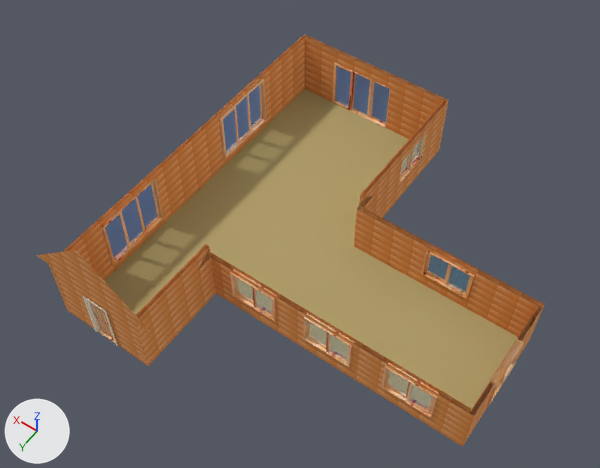
Renders of the glTF model telhados/telhado46a.gltf from each side of a commit.
The view is the same before and after, from a 50 mm camera at (-8.7, 15.5, 25.0) aimed at (1.2, 1.6, 3.2). Every picture has the same lights, and +X, +Y and +Z are marked at lower left. Vertices at the same position are counted once.

Names of what the first picture shows: 'root'.
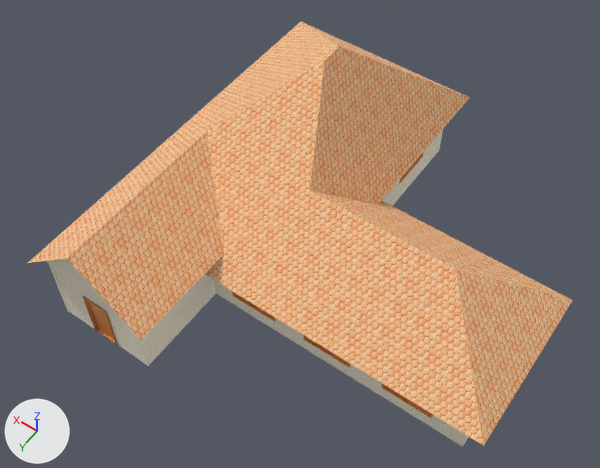
Changed parts and their boxes [x1, y1, x2, y2] in the pictures (600 x 468 px; the box of a moved part takes in the faces that stretch with it):
'root', surface changed, reshaped (brown to grey, 7% wider)
    before: [36, 34, 545, 447]
    after: [28, 22, 573, 447]
part 1 of me_mesh_0, moved or reshaped
    before: [96, 85, 421, 307]
    after: [28, 22, 573, 446]

The change in detail:
Material 'Material9' (mat_material9) changes its picture from img_image_0 to img_image_2.
Material 'Material18' (mat_material18) changes its picture from img_image_1 to img_image_3.
Material 'Bloco de concreto' (mat_bloco_de_concreto) changes its picture from img_image_2 to img_image_1.
Material 'Telhado ondulado' (mat_telhado_ondulado) is new.
Its texture is img_image_0.
Its metallic is 0.1.
Its roughness is 0.9.
me_mesh_0 is used by ob_root; location (0.0, 0.0, 0.0).
me_mesh_0 had 14429 vertices, 28113 faces and spanned x -6.65..7.82, y -7.22..7.28, z 0.17..5.19.
me_mesh_0 now has 14447 vertices, 28183 faces and spans x -7.25..7.82, y -7.77..7.63, z 0.17..7.67.
me_mesh_0 part 1: 483 vertices moved within x 0.46..7.17, y -4.03..7.18, z 0.17..2.7; 18 vertices added at x -7.25..7.82, y -7.77..7.63, z 2.37..7.67.
me_mesh_0 now uses material mat_telhado_ondulado (picture img_image_0).
